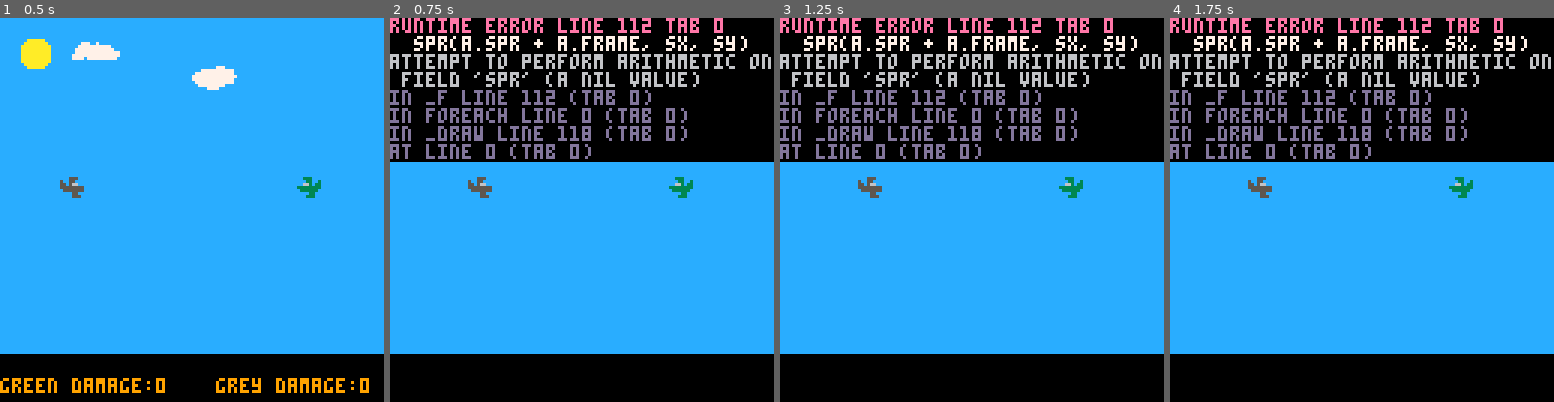
Above: before the commit, frames 1-4 (left to right).
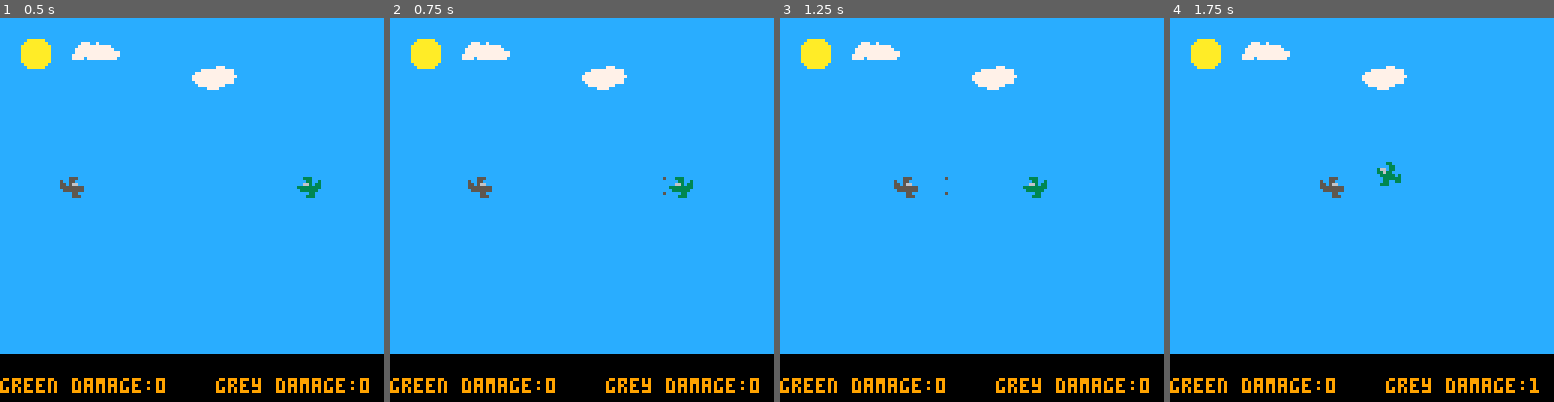
Above: after the commit, the same moments.

Repository: jerrybookbenson/pico8-games
Game: PICO-8 cartridge plane-battle.p8
The game is run twice, just before and just after one commit, with the same random seed, the same clock (stepped at 60 frames per second) and the same inputs.
Inputs:
- Up to frame 1 (0.5 s): no input
- Up to frame 2 (0.75 s): tap O (Z key) at 0.7 s
- Up to frame 3 (1.25 s): no input
- Up to frame 4 (1.75 s): hold Right from 1.6 s (still down); tap O (Z key) at 1.7 s

Frame 1 is identical in both runs. In frame 2, 39% of the frame differs, in the area x 0-100%, y 0-98%; in frame 3, 40%; in frame 4, 40%.
Error before the commit: runtime error line 112 tab 0; spr(a.spr + a.frame, sx, sy); attempt to perform arithmetic on field 'spr' (a nil value)

Commit message:
fixed fire bugs. made the game end when flame goes down

Diff:
--- a/plane-battle.p8
+++ b/plane-battle.p8
@@ -31,13 +31,14 @@
   flame_tail_spr = 27
 	actors = {} --all actors in world
   game_over = false
-  game_over_damage = 2
+  game_over_damage = 5
   middle = 8
   min_x = .5
   max_x = 15.5
  	min_y = .5
   max_y = 14
-	bullet_spr_horiz = 3
+  bullet_spr_horiz = 3
+  bullet_spr_virt = 4
 	corner_rounding = 1
 	pl1_direction = "left"
 	pl2_direction = "left"
@@ -55,7 +56,8 @@
   pl2_is_pressed = false
   pl1 = make_actor(max_x - 1,7, pl1_w, "w",  0, -pl_speed)
   pl2 = make_actor(min_x + 1,7, pl2_e, "e",  0,  pl_speed)
-
+  pl1_flame = nil
+  pl2_flame = nil
 end
 
 
@@ -123,26 +125,14 @@
   if (game_over) then
   	if (pl2.damage == game_over_damage) then
       print ("green won!!!",50, 10, 8)
-      -- if (first_time = true) then
-      --  if (pl2_rubble_1.spr = 57) then
-      --    pl2_rubble_1 (pl2.x, pl2.y + .2, 59 )
-      --    pl2_rubble_2 (pl2.x + 1, pl2.y + .2, 60)
-      --    del (actors, pl2)
-      --    del (actors, pl2_flame)
-      --  else pl2_rubble_1_1 (pl2.x, pl2.y + .2, 57 )
-      --    pl2_rubble_1_2 (pl2.x + 1, pl2.y + .2, 58)
-      --   end
-      -- end
-      --first_time = false
-      make_actor (pl2.x, pl2.y + .2, 57 )
-      make_actor (pl2.x + 1, pl2.y + .2, 58)
+
+
       del (actors, pl2)
       del (actors, pl2_flame)
 
     else
       print ("grey won!!!", 50, 10, 8)
-      make_actor (pl1.x, pl1.y + .2, 9 )
-      make_actor (pl1.x + 1, pl1.y + .2, 10)
+
       del (actors, pl1)
       del (actors, pl1_flame)
     end
@@ -156,7 +146,7 @@
 function move_bullets()
 
 	for actor in all(actors) do
-		if (actor.spr == bullet_spr) then
+		if (actor.spr == bullet_spr_horiz or actor.spr == bullet_spr_virt) then
 			if (actor.direction == "n") then
 			  actor.y = actor.y - bullet_speed
 			end
@@ -341,28 +331,28 @@
 	elseif (btn(4,pl_index) and not pl.is_pressed and pl.spr != pl_flame_spr) then
 		pl.is_pressed = true
     if (pl.spr == pl_nw) then
-			make_actor(pl.x-.6,pl.y-.6,bullet_spr,"nw")
+			make_actor(pl.x-.6,pl.y-.6,bullet_spr_horiz,"nw")
     end
     if (pl.spr == pl_sw) then
-			make_actor(pl.x-.6,pl.y+.6,bullet_spr,"sw")
+			make_actor(pl.x-.6,pl.y+.6,bullet_spr_horiz,"sw")
     end
     if (pl.spr == pl_se) then
-			make_actor(pl.x+.6,pl.y+.6,bullet_spr,"se")
+			make_actor(pl.x+.6,pl.y+.6,bullet_spr_horiz,"se")
     end
     if (pl.spr == pl_ne) then
-			make_actor(pl.x+.6,pl.y-.6,bullet_spr,"ne")
+			make_actor(pl.x+.6,pl.y-.6,bullet_spr_horiz,"ne")
     end
     if (pl.spr == pl_n) then
-			make_actor(pl.x,pl.y-.6,bullet_spr,"n")
+			make_actor(pl.x,pl.y-.6,bullet_spr_virt,"n")
     end
 		if (pl.spr == pl_s) then
-			make_actor(pl.x,pl.y+.6,bullet_spr,"s")
+			make_actor(pl.x,pl.y+.6,bullet_spr_virt,"s")
  		end
 		if (pl.spr == pl_e) then
-			make_actor(pl.x+.6,pl.y,bullet_spr,"e")
+			make_actor(pl.x+.6,pl.y,bullet_spr_horiz,"e")
  		end
 		if (pl.spr == pl_w) then
-      make_actor(pl.x-.6,pl.y,bullet_spr,"w")
+      make_actor(pl.x-.6,pl.y,bullet_spr_horiz,"w")
      end
   end
 
@@ -376,7 +366,11 @@
 		pl.y = pl.y + pl.speed_y
     if (pl_flame) then
       pl_flame.y = pl_flame.y + pl.speed_y
-		end
+      if (pl_flame.y > max_y) then
+        game_over = true
+      end
+    end
+
 end
 
 
